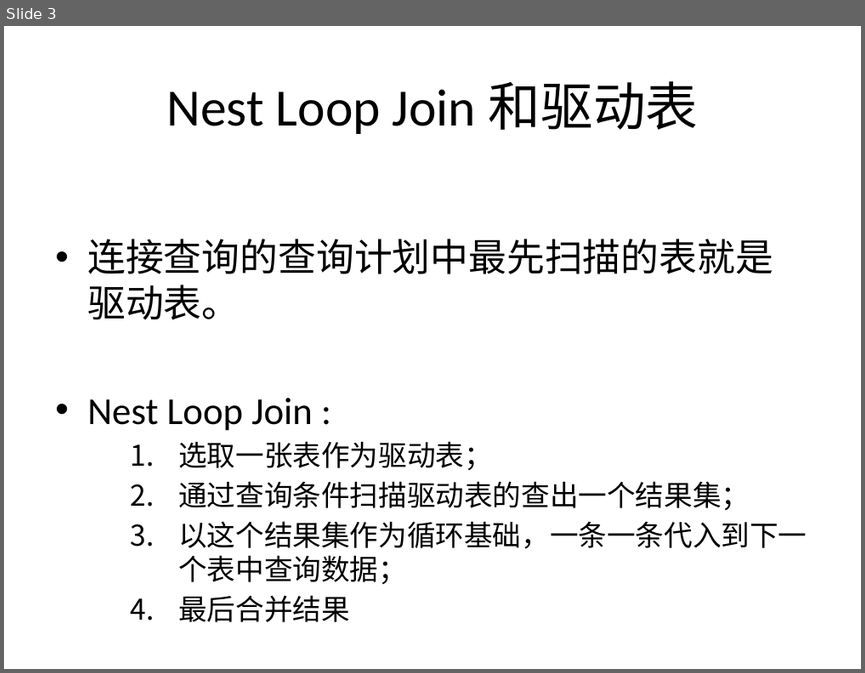
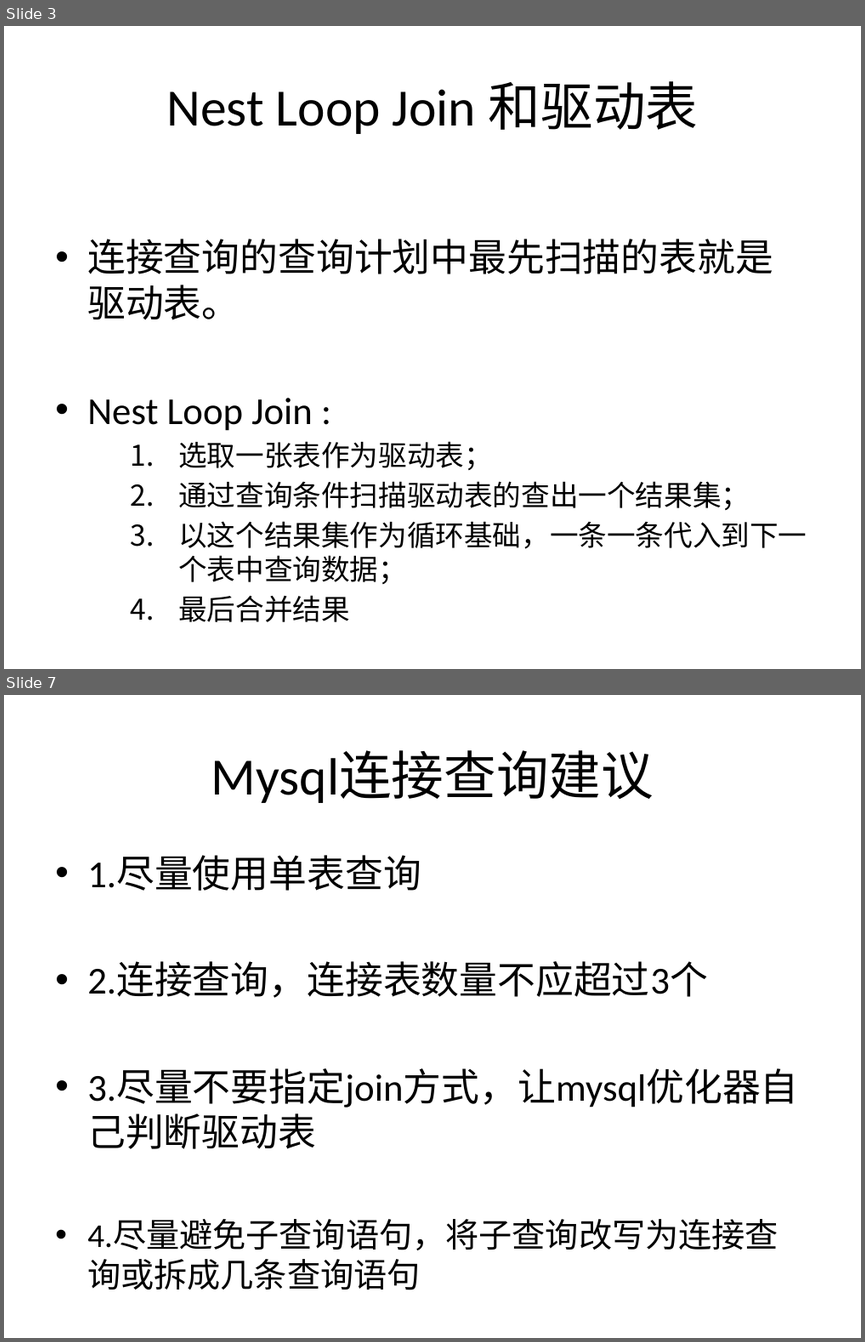
Before and after one commit to liuendy/practice, a slide deck: mysql/mysql分享-连接查询和子查询.pptx. Shown one above the other, each under a label of ours: slide 3 before the commit, slides 3 and 7 after it; the slides between them are not shown. The pictures are 865x673 and 865x1342 pixels, drawn with LibreOffice and Linux fonts; fonts in the diff are those of the drawing. Boxes give left, top, right and bottom in pixels: in the first picture for what was removed or moved away, otherwise in the second. Text is boxed around its words. In the diff, an @@ line names an element or a change of style, - is before the commit and + after.

```diff
--- a/mysql/mysql分享-连接查询和子查询.pptx
+++ b/mysql/mysql分享-连接查询和子查询.pptx
@@ slide 7 added at box(4, 695, 861, 1338), background #FFFFFF @@
@@ title added at box(211, 751, 653, 803), 44 pt, text #000000 @@
+Mysql连接查询建议
@@ text added at box(87, 856, 798, 1290), 32 pt, text #000000 @@
+• 1.尽量使用单表查询
+• 2.连接查询，连接表数量不应超过3个
+  • 3.尽量不要指定join方式，让mysql优化器自己判断驱动表
+  • 4.尽量避免子查询语句，将子查询改写为连接查询或拆成几条查询语句
```
Also in this commit, not shown: 3 slides changed, 1 other file.
